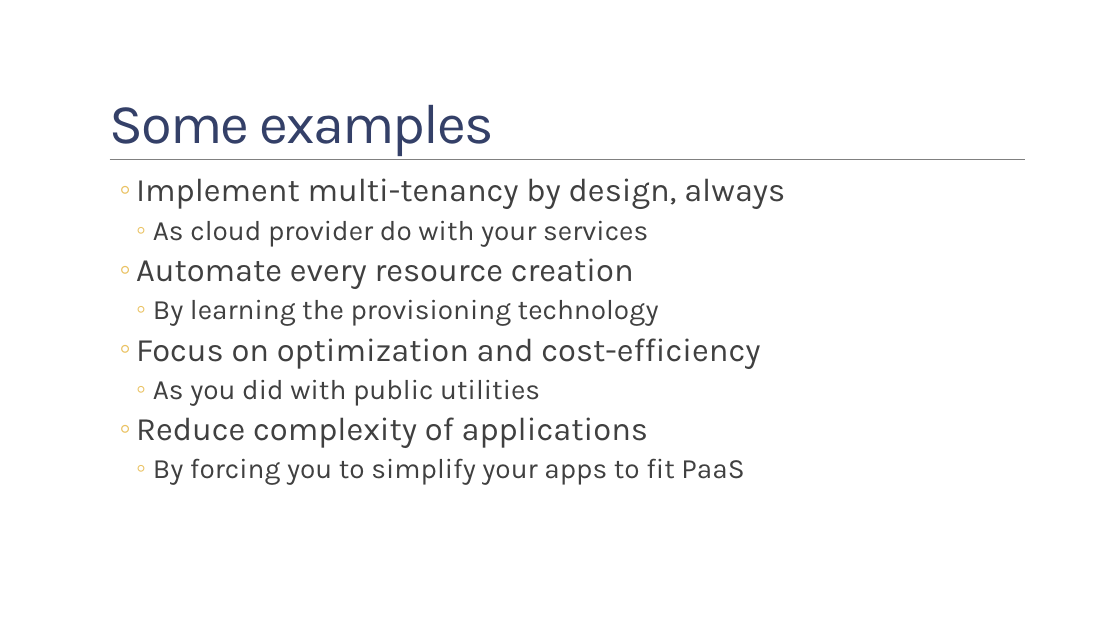
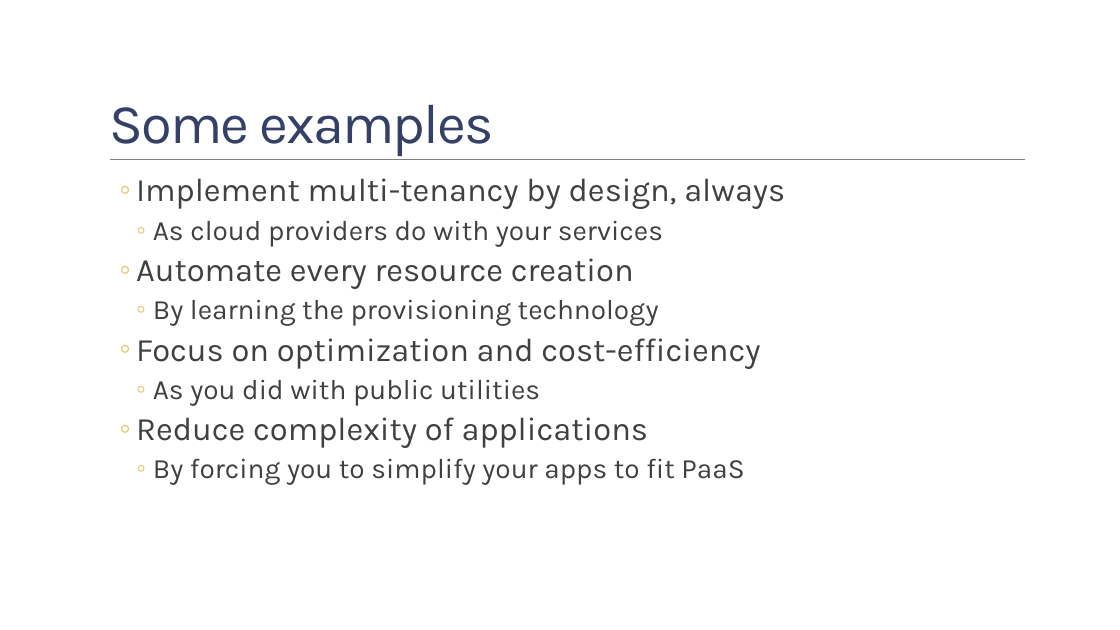
Before and after one commit to childotg/Events.2023, a slide deck: slide 22 of 230425 - DevOpsCon @London/Let's go Hybrid! Is it better.. No. Is it cheaper.. Yes!.pptx (slide 23 before the commit). Drawn at 1120x630 pixels with LibreOffice and Linux fonts; fonts in the diff are those of the drawing; background and template pictures are left out. Boxes give left, top, right and bottom in pixels: in the first picture for what was removed or moved away, otherwise in the second. Text is boxed around its words. In the diff, an @@ line names an element or a change of style, - is before the commit and + after.

```diff
--- a/230425 - DevOpsCon @London/Let's go Hybrid! Is it better.. No. Is it cheaper.. Yes!.pptx
+++ b/230425 - DevOpsCon @London/Let's go Hybrid! Is it better.. No. Is it cheaper.. Yes!.pptx
@@ text at (x1=153, y1=221, x2=663, y2=246): text changed @@
-    ◦ As cloud provider do with your services
+    ◦ As cloud providers do with your services
```
Also in this commit, not shown: 8 other slides changed, 21 slides added, 6 slides removed, 1 other file.
